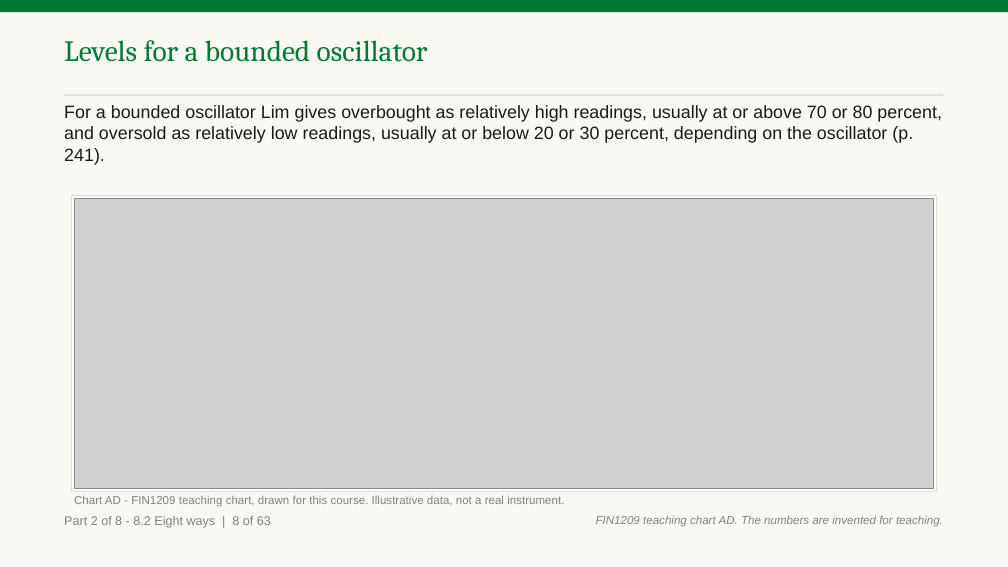
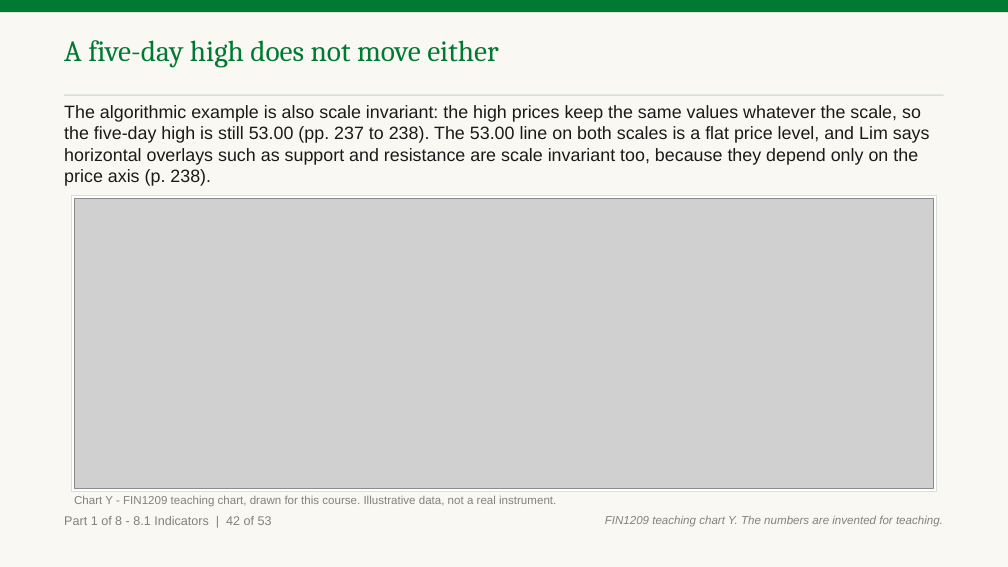
Before and after one commit to benjiesotelo-sudo/Telos_FIN1209, a slide deck: slide 50 of chapter-08/FIN1209-Chapter-08.pptx (slide 72 before the commit). Drawn at 1008x567 pixels with LibreOffice and Linux fonts; fonts in the diff are those of the drawing; grey boxes stand for pictures. Boxes give left, top, right and bottom in pixels: in the first picture for what was removed or moved away, otherwise in the second. Text is boxed around its words. In the diff, an @@ line names an element or a change of style, - is before the commit and + after.

Commit message:
Chapter 8 Part A read 3: one fix round

```diff
--- a/chapter-08/FIN1209-Chapter-08.pptx
+++ b/chapter-08/FIN1209-Chapter-08.pptx
@@ text at (x1=64, y1=40, x2=498, y2=67): text changed @@
-Levels for a bounded oscillator
+A five-day high does not move either
@@ text at (x1=64, y1=105, x2=930, y2=186): text changed @@
-For a bounded oscillator Lim gives overbought as relatively high readings, usually at or above 70 or 80 percent, and oversold as relatively low readings, usually at or below 20 or 30 percent, depending on the oscillator (p. 241).
+The algorithmic example is also scale invariant: the high prices keep the same values whatever the scale, so the five-day high is still 53.00 (pp. 237 to 238). The 53.00 line on both scales is a flat price level, and Lim says horizontal overlays such as support and resistance are scale invariant too, because they depend only on the price axis (p. 238).
@@ text at (x1=74, y1=495, x2=556, y2=506): text changed @@
-Chart AD - FIN1209 teaching chart, drawn for this course. Illustrative data, not a real instrument.
+Chart Y - FIN1209 teaching chart, drawn for this course. Illustrative data, not a real instrument.
@@ text at (x1=64, y1=516, x2=272, y2=525): text changed @@
-Part 2 of 8 - 8.2 Eight ways | 8 of 63
+Part 1 of 8 - 8.1 Indicators | 42 of 53
@@ text at (x1=605, y1=515, x2=943, y2=527): text changed @@
-FIN1209 teaching chart AD. The numbers are invented for teaching.
+FIN1209 teaching chart Y. The numbers are invented for teaching.
```
Also in this commit, not shown: 114 other slides changed, 1 slide removed, 5 other files.
